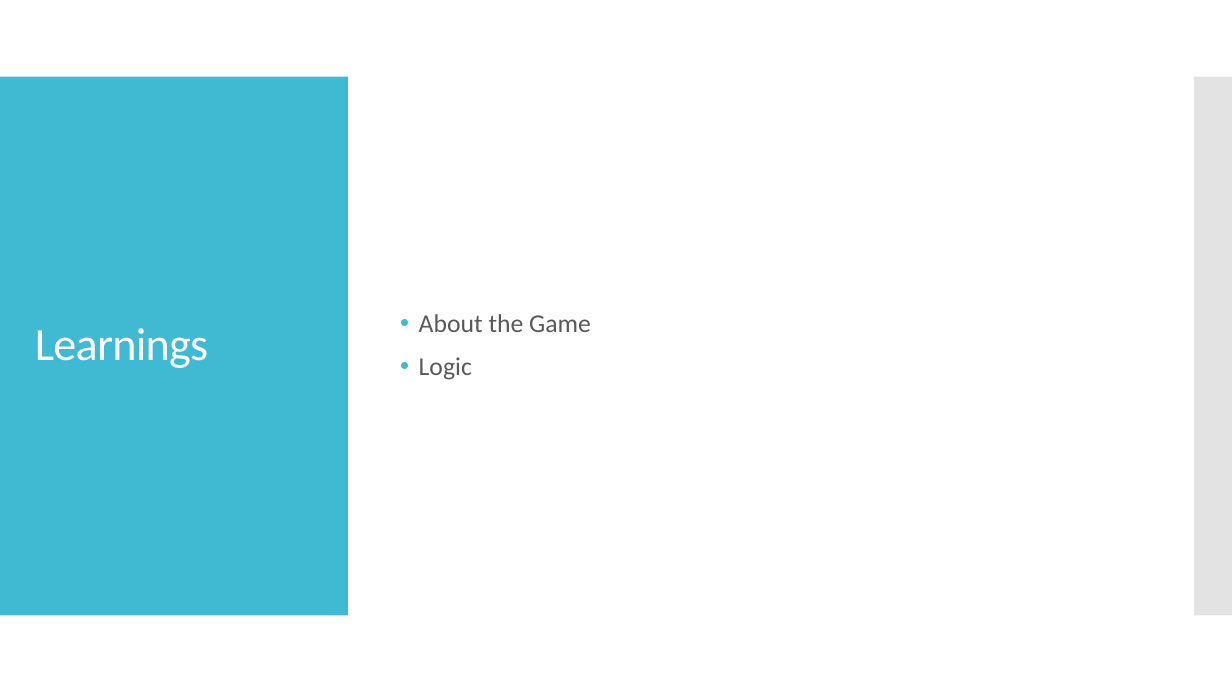
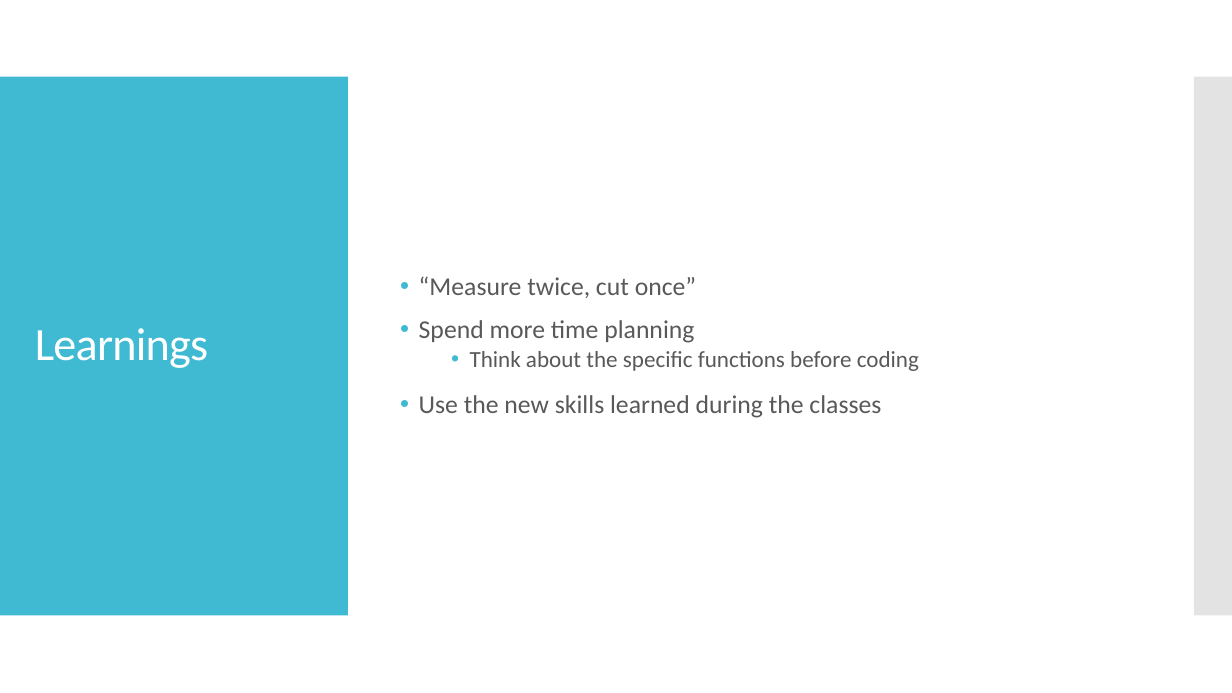
Before and after one commit to ta-data-bcn/Project-Week-1-Build-Your-Own-Game, a slide deck: slide 5 of your-project/EC Matermind Preso.pptx. Drawn at 1232x693 pixels with LibreOffice and Linux fonts; fonts in the diff are those of the drawing. Boxes give left, top, right and bottom in pixels: in the first picture for what was removed or moved away, otherwise in the second. Text is boxed around its words. In the diff, an @@ line names an element or a change of style, - is before the commit and + after.

```diff
--- a/your-project/EC Matermind Preso.pptx
+++ b/your-project/EC Matermind Preso.pptx
@@ text at (419,277,919,418): text changed @@
-• About the Game
-• Logic
+• “Measure twice, cut once”
+• Spend more time planning
+  • Think about the specific functions before coding
+• Use the new skills learned during the classes
```
Also in this commit, not shown: 5 other slides changed, 1 slide added, 4 other files.
